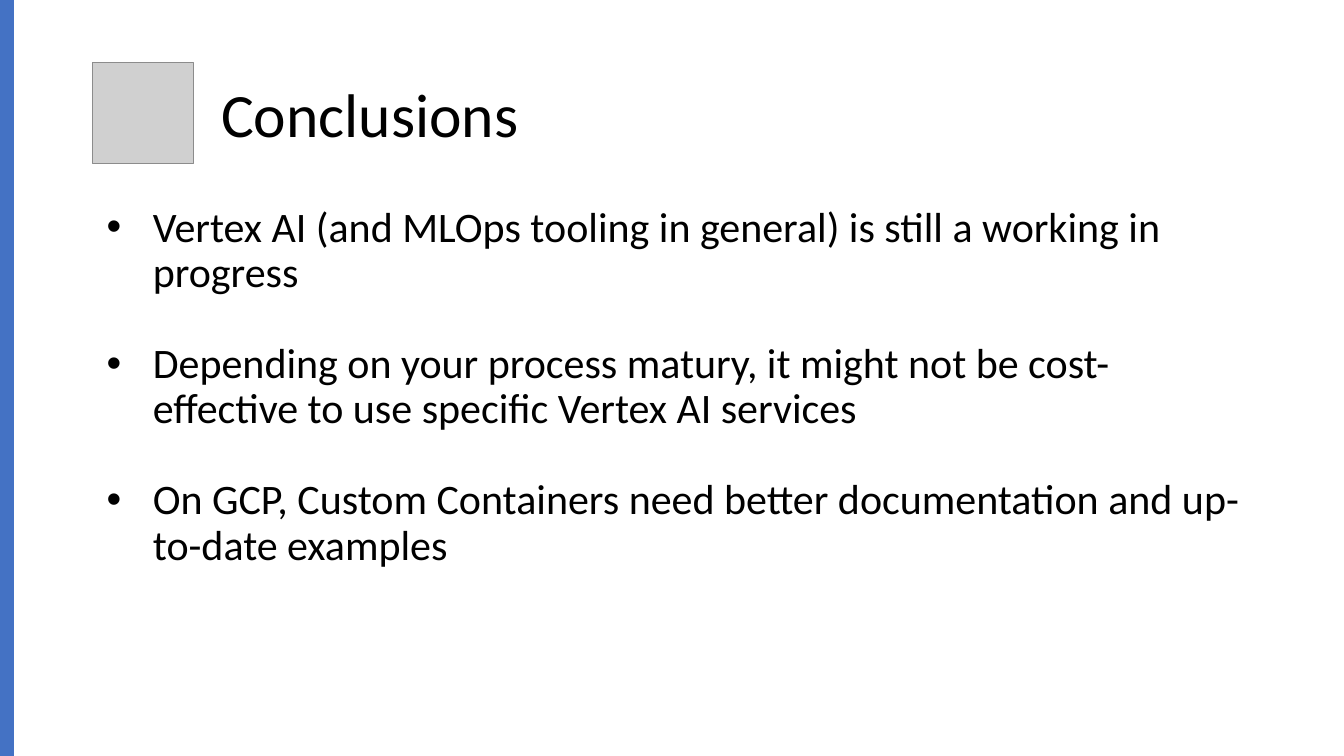
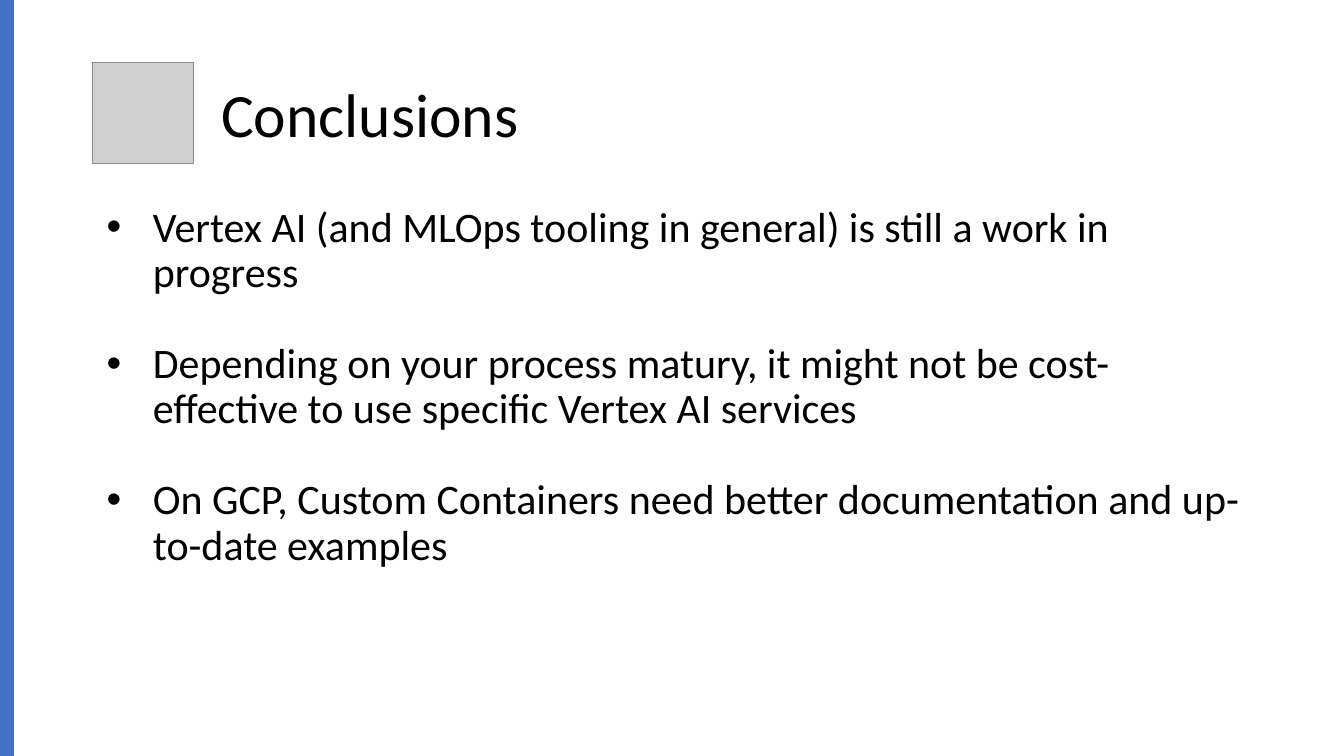
Before and after one commit to msugar/customer-segmentation, a slide deck: slide 17 of Term Project-CloudComputing.pptx. Drawn at 1344x756 pixels with LibreOffice and Linux fonts; fonts in the diff are those of the drawing; grey boxes stand for pictures. Boxes give left, top, right and bottom in pixels: in the first picture for what was removed or moved away, otherwise in the second. Text is boxed around its words. In the diff, an @@ line names an element or a change of style, - is before the commit and + after.

Commit message:
Update presentation to correct a typo.

```diff
--- a/Term Project-CloudComputing.pptx
+++ b/Term Project-CloudComputing.pptx
@@ text at [153,211,1109,295]: text changed @@
-• Vertex AI (and MLOps tooling in general) is still a working in progress
+• Vertex AI (and MLOps tooling in general) is still a work in progress
```
Also in this commit, not shown: 1 other file.
